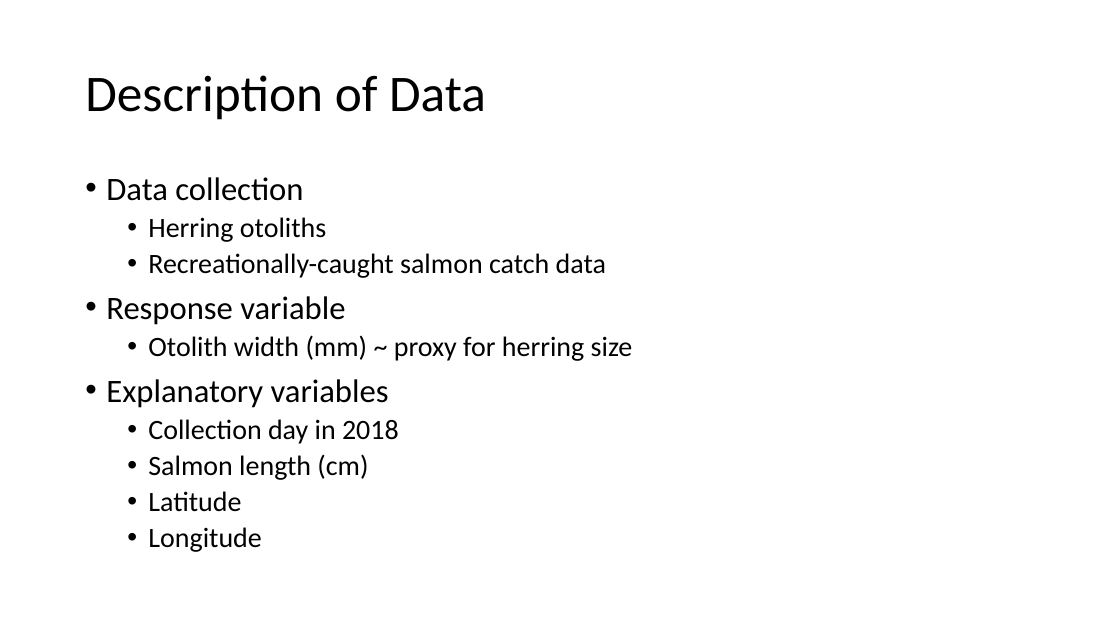
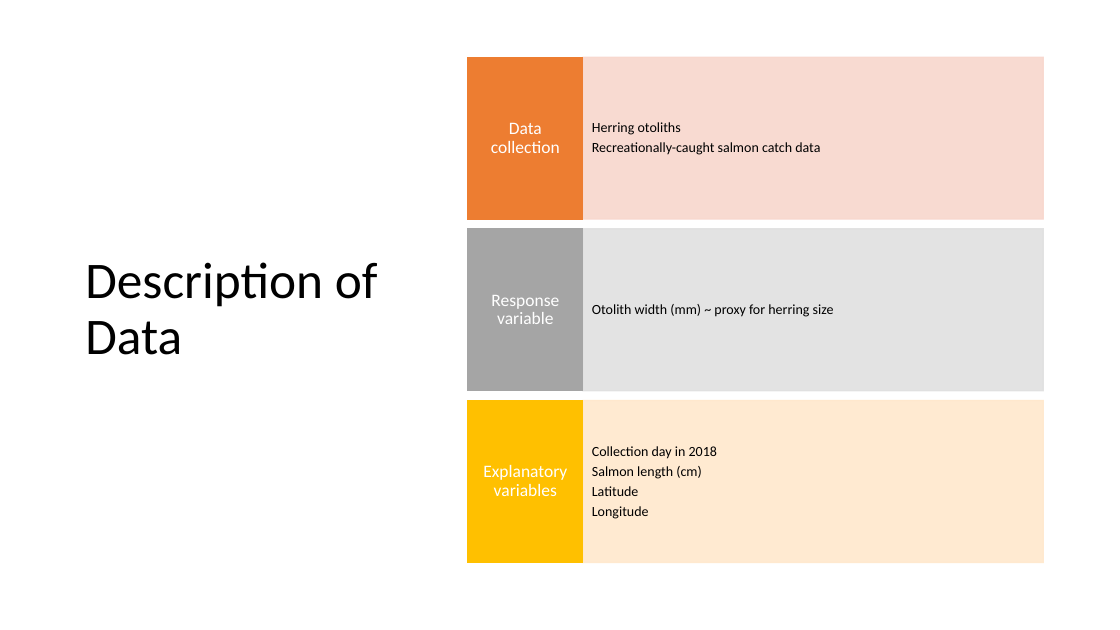
Before and after one commit to rghansen/ES482, a slide deck: slide 3 of ES data project presentation_salmon diet.pptx. Drawn at 1120x630 pixels with LibreOffice and Linux fonts; fonts in the diff are those of the drawing. Boxes give left, top, right and bottom in pixels: in the first picture for what was removed or moved away, otherwise in the second. Text is boxed around its words. In the diff, an @@ line names an element or a change of style, - is before the commit and + after.

```diff
--- a/ES data project presentation_salmon diet.pptx
+++ b/ES data project presentation_salmon diet.pptx
@@ title "Description of Data" rewrapped from box(85, 75, 486, 120) to box(85, 262, 378, 355) @@
@@ text removed at box(106, 177, 633, 552) @@
-• Data collection
-  • Herring otoliths
-  • Recreationally-caught salmon catch data
-• Response variable
-  • Otolith width (mm) ~ proxy for herring size
-• Explanatory variables
-  • Collection day in 2018
-  • Salmon length (cm)
-  • Latitude
-  • Longitude
@@ group added at box(468, 57, 1044, 563): 6 rectangles, 6 texts @@
+Herring otoliths
+Recreationally-caught salmon catch data
+Data collection
+Otolith width (mm) ~ proxy for herring size
+Response variable
+Collection day in 2018
+Salmon length (cm)
+Latitude
+Longitude
+Explanatory variables
```
Also in this commit, not shown: 3 other slides changed.
